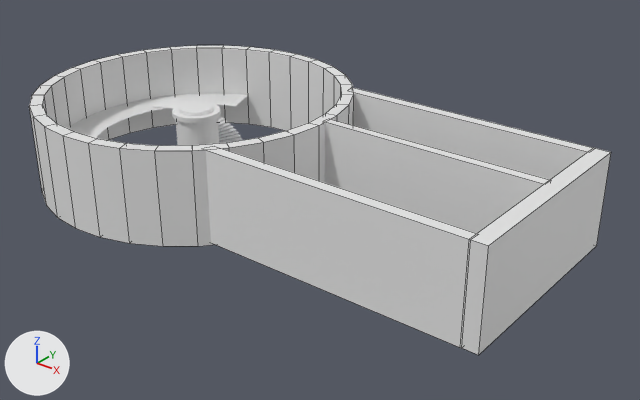
The Blender file Blender/AstronomersBar/AstronomersBar.blend: old version first, new version second.
The view is the same before and after, from a 50 mm camera at (134.9, -125.6, 81.1) aimed at (32.8, 2.0, 2.1). Every picture has the same lights, and +X, +Y and +Z are marked at lower left. The picture after the commit comes second. Mesh edges are drawn as thin lines on the coarser meshes.

The first picture shows 'Big wall', 'CenterPillar', 'TopLevel', 'Vert', 'Vert.001', 'Vert.002', 'Vert.003' and 2 more.
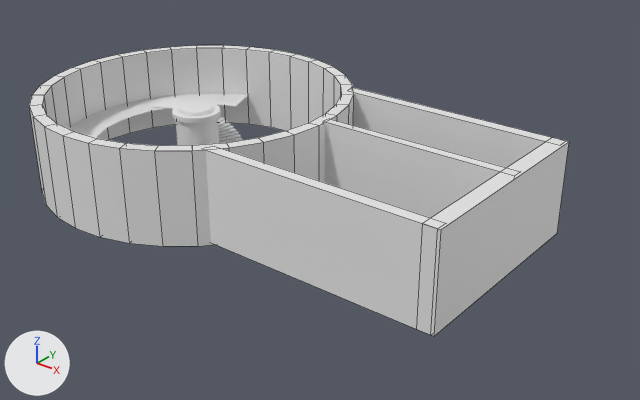
Where the change shows, as pixel boxes [x1, y1, x2, y2] in the pictures (640 x 400 px):
'Vert.002', moved, rescaled (17% narrower, 6% shorter): before [206, 149, 477, 348]; after [206, 149, 430, 335]
'Vert.003', moved: before [460, 148, 611, 355]; after [417, 138, 569, 336]
'Vert.001', moved, rescaled: before [353, 88, 593, 180]; after [353, 88, 552, 168]

Patch to the scene script:
```diff
--- a/Blender/AstronomersBar/AstronomersBar.blend.py
+++ b/Blender/AstronomersBar/AstronomersBar.blend.py
@@ me_vert_001 @@
 # used by ob_vert_001; location = (27.3, 19.9, 0.0); scale = (8.02, 1.0, 1.0)
-me_vert_001.from_pydata(...)  # 8 vertices, 6 faces; spans x -0.3..6.6, y 0.0..2.5, z 0.0..19.2
+me_vert_001.from_pydata(...)  # 8 vertices, 6 faces; spans x -0.3..5.9, y 0.0..2.5, z 0.0..19.2
+# me_vert_001 part 1: the whole mesh is scaled about the mesh origin by (0.898, 1, 1)
@@ me_vert_002 @@
 # used by ob_vert_002; location = (27.3, -20.0, 0.0); scale = (8.02, 1.0, 1.0)
-me_vert_002.from_pydata(...)  # 8 vertices, 6 faces; spans x -0.3..6.6, y -2.3..0.0, z 0.0..19.2
+me_vert_002.from_pydata(...)  # 8 vertices, 6 faces; spans x -0.3..5.9, y -2.3..0.0, z 0.0..19.2
+# me_vert_002 part 2: the whole mesh is scaled about the mesh origin by (0.899, 1, 1)
@@ ob_vert_003 @@
 ob_vert_003 = bpy.data.objects.new('Vert.003', me_vert_003)
-ob_vert_003.location = (80.1, -0.2, 0.1)
+ob_vert_003.location = (72.1, -0.2, 0.1)
```
